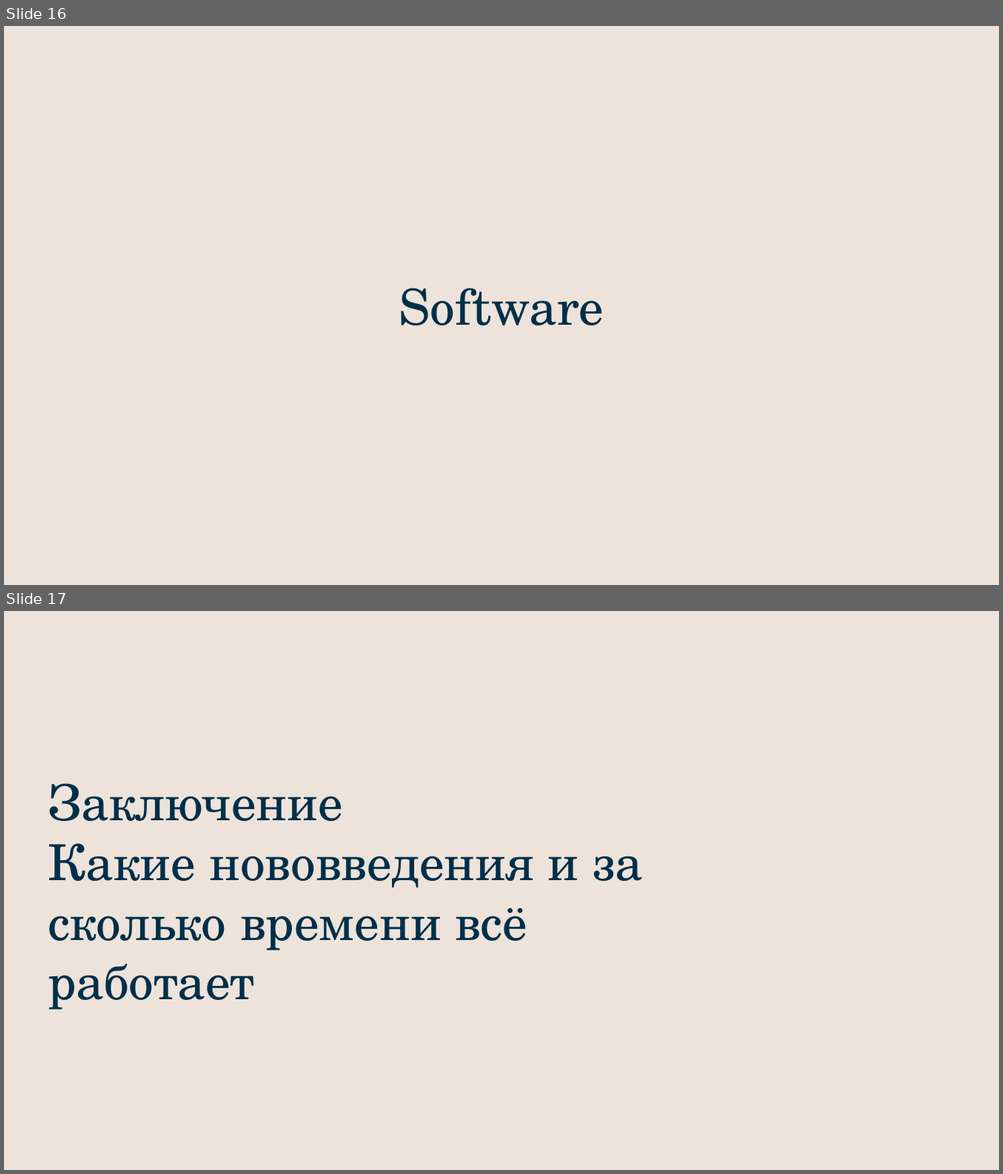
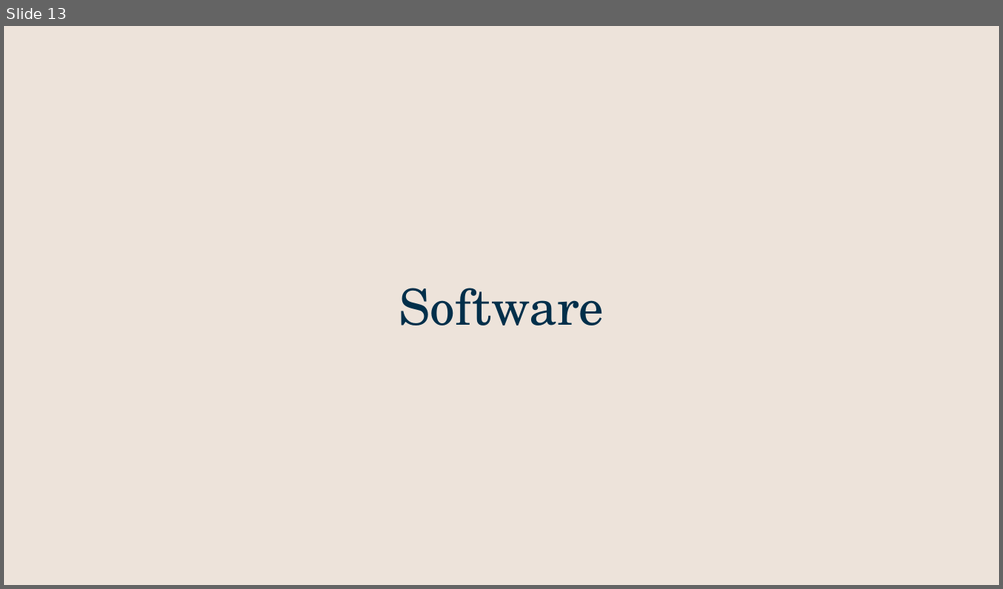
Before and after one commit to Foxtezy/Tic-Tac-Toe-Game, a slide deck: Presentation_ Crosses and Noughts.pptx. Shown one above the other, each under a label of ours: slides 16 and 17 before the commit, slide 13 after it. The pictures are 1003x1174 and 1003x589 pixels, drawn with LibreOffice and Linux fonts; fonts in the diff are those of the drawing. Boxes give left, top, right and bottom in pixels: in the first picture for what was removed or moved away, otherwise in the second. Text is boxed around its words. In the diff, an @@ line names an element or a change of style, - is before the commit and + after.

```diff
--- a/Presentation_ Crosses and Noughts.pptx
+++ b/Presentation_ Crosses and Noughts.pptx
@@ slide 17 removed at (4,611,999,1170), background #EDE3DA @@
@@ title removed at (48,783,642,1010) @@
-Заключение
-Какие нововведения и за сколько времени всё работает
@@ what was slide 16 is now slide 13 @@
```
Also in this commit, not shown: 8 slides changed, 2 slides added, 3 other slides removed.
